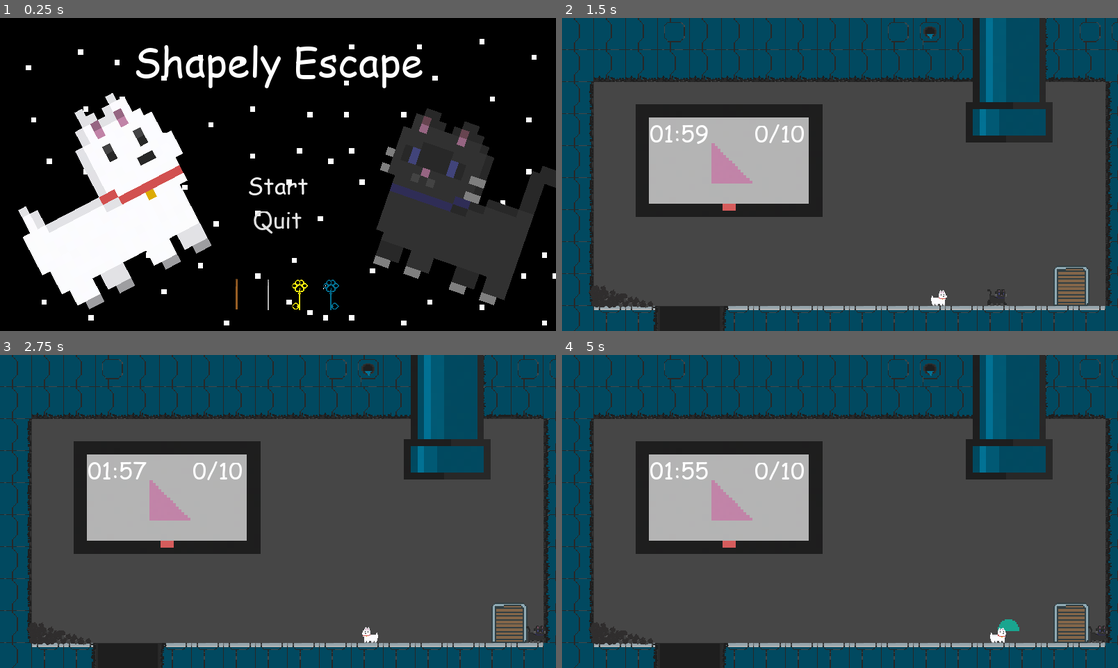
Above: before the commit, frames 1-4 (two rows, left to right).
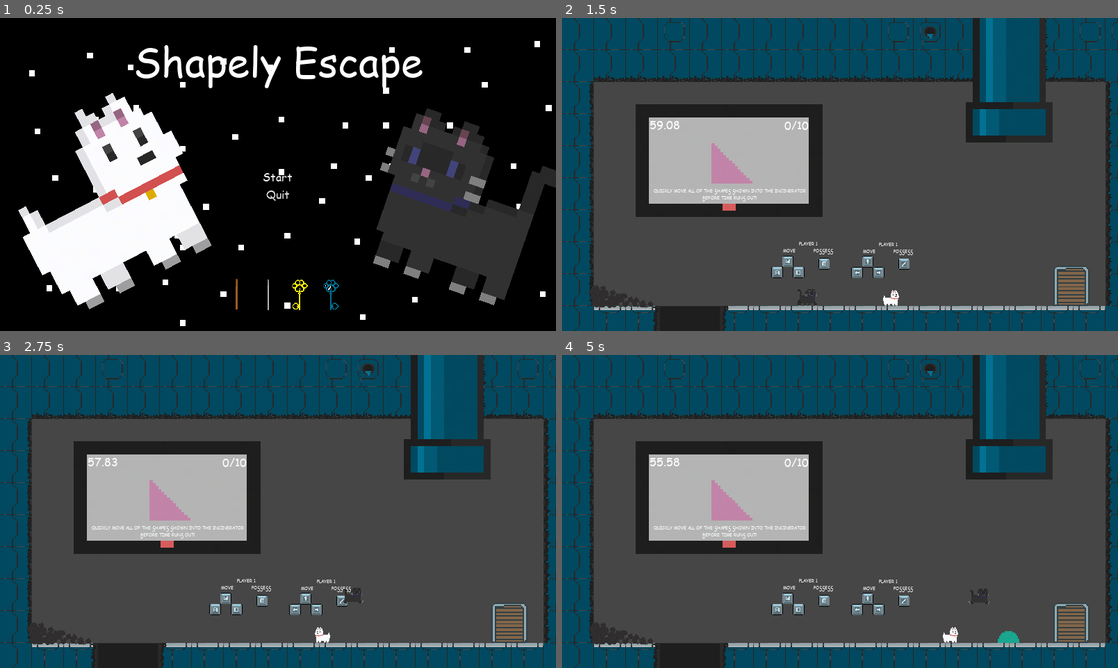
Above: after the commit, the same moments.

Repository: Astrol99/ShapelyEscape
Game: Godot game, scene res://MainMenu/MainMenu.tscn
Two runs of this game, one before a commit and one after it. Both use one fixed random seed, a clock stepped at 60 frames per second and the inputs below.
Inputs:
- Up to frame 1 (0.25 s): no input
- Up to frame 2 (1.5 s): click "Start" at 0.5 s; tap Enter at 1.25 s; hold D (move_right1) from 1.28 s (still down); tap E (cat_possess) at 1.35 s
- Up to frame 3 (2.75 s): keep holding D (move_right1); tap W (jump1) at 1.52, 2.27 s; tap Left (move_left2) at 2.1 s
- Up to frame 4 (5 s): release D (move_right1) at 2.78 s; hold A (move_left1) 2.78-3.53 s; hold Right (move_right2) 2.78-3.53 s; hold D (move_right1) from 3.53 s (still down); tap / (possess) at 3.6 s; tap W (jump1) at 3.77, 4.52 s; tap E (cat_possess) at 4.35 s

The runs differ from the first frame. In frame 1, 2.1% of the frame differs, in the area x 4-100%, y 6-99%; in frame 2, 1.7%; in frame 3, 1.6%; in frame 4, 1.9%.
Error before the commit: Invalid get index 'posessed' (on base: 'Area2D (Door.gd)'). (res://World_Objects/Entities/Cat_Goof/CatArea.gd:28)

Commit message:
Updated screen to have messages and control tutorial sprites on first level, moved all central game record logic to screen

Diff:
--- a/Level1/Level1.tscn
+++ b/Level1/Level1.tscn
@@ -9,7 +9,8 @@
 [ext_resource path="res://assets/God_Forsaken_TileSet/Background (1).png" type="Texture" id=7]
 [ext_resource path="res://World_Objects/Screen/Screen.tscn" type="PackedScene" id=8]
 [ext_resource path="res://World_Objects/SpawnPipe/SpawnPipe.tscn" type="PackedScene" id=9]
-[ext_resource path="res://Levels.gd" type="Script" id=10]
+[ext_resource path="res://assets/keybinds/keybindstsa.png" type="Texture" id=10]
+[ext_resource path="res://assets/COMIC.TTF" type="DynamicFontData" id=11]
 
 [sub_resource type="ConvexPolygonShape2D" id=1]
 points = PoolVector2Array( 0, 0, 736, 0, 736, 736, 0, 736 )
@@ -281,9 +282,10 @@
 } ]
 2/z_index = 0
 
+[sub_resource type="DynamicFont" id=24]
+font_data = ExtResource( 11 )
+
 [node name="Level1" type="Node2D"]
-script = ExtResource( 10 )
-time = 120.0
 
 [node name="Timer" type="Timer" parent="."]
 process_mode = 0
@@ -317,7 +319,6 @@
 
 [node name="Screen" parent="." instance=ExtResource( 8 )]
 position = Vector2( 577, 492 )
-level = NodePath("..")
 timer = NodePath("../Timer")
 
 [node name="Door" parent="." instance=ExtResource( 5 )]
@@ -332,14 +333,90 @@
 position = Vector2( 99, 703 )
 scale = Vector2( 0.25, 0.25 )
 
-[node name="Dog_Oof" parent="." instance=ExtResource( 2 )]
-position = Vector2( 1300, 950 )
+[node name="Player1Controls" type="Label" parent="."]
+margin_left = 718.0
+margin_top = 769.0
+margin_right = 982.0
+margin_bottom = 821.0
+custom_fonts/font = SubResource( 24 )
+text = "PLAYER 1
+MOVE             POSSESS"
+align = 1
+
+[node name="W" type="Sprite" parent="Player1Controls"]
+position = Vector2( 62, 71 )
+scale = Vector2( 0.1, 0.1 )
+texture = ExtResource( 10 )
+region_enabled = true
+region_rect = Rect2( 90, 72, 396, 396 )
+
+[node name="A" type="Sprite" parent="Player1Controls"]
+position = Vector2( 25, 109 )
+scale = Vector2( 0.1, 0.1 )
+texture = ExtResource( 10 )
+region_enabled = true
+region_rect = Rect2( 666, 72, 396, 396 )
+
+[node name="D" type="Sprite" parent="Player1Controls"]
+position = Vector2( 99, 109 )
+scale = Vector2( 0.1, 0.1 )
+texture = ExtResource( 10 )
+region_enabled = true
+region_rect = Rect2( 90, 648, 396, 396 )
+
+[node name="E" type="Sprite" parent="Player1Controls"]
+position = Vector2( 187, 79 )
+scale = Vector2( 0.1, 0.1 )
+texture = ExtResource( 10 )
+region_enabled = true
+region_rect = Rect2( 666, 648, 396, 396 )
+
+[node name="Player2Controls" type="Label" parent="."]
+margin_left = 994.0
+margin_top = 770.0
+margin_right = 1258.0
+margin_bottom = 822.0
+custom_fonts/font = SubResource( 24 )
+text = "PLAYER 1
+MOVE             POSSESS"
+align = 1
+
+[node name="UP" type="Sprite" parent="Player2Controls"]
+position = Vector2( 62, 71 )
+scale = Vector2( 0.1, 0.1 )
+texture = ExtResource( 10 )
+region_enabled = true
+region_rect = Rect2( 90, 1224, 396, 396 )
+
+[node name="LEFT" type="Sprite" parent="Player2Controls"]
+position = Vector2( 25, 109 )
+scale = Vector2( 0.1, 0.1 )
+texture = ExtResource( 10 )
+region_enabled = true
+region_rect = Rect2( 666, 1224, 396, 396 )
+
+[node name="RIGHT" type="Sprite" parent="Player2Controls"]
+position = Vector2( 99, 109 )
+scale = Vector2( 0.1, 0.1 )
+texture = ExtResource( 10 )
+region_enabled = true
+region_rect = Rect2( 90, 1800, 396, 396 )
+
+[node name="SLASH" type="Sprite" parent="Player2Controls"]
+position = Vector2( 187, 79 )
+scale = Vector2( 0.1, 0.1 )
+texture = ExtResource( 10 )
+region_enabled = true
+region_rect = Rect2( 1242, 648, 396, 396 )
+
+[node name="Cat_Goof" parent="." instance=ExtResource( 3 )]
+position = Vector2( 784, 951 )
 scale = Vector2( 0.2, 0.2 )
 collision_mask = 15
 
-[node name="Cat_Goof" parent="." instance=ExtResource( 3 )]
-position = Vector2( 1439, 945 )
+[node name="Dog_Oof" parent="." instance=ExtResource( 2 )]
+position = Vector2( 1135, 955 )
 scale = Vector2( 0.2, 0.2 )
 collision_mask = 15
 
-[connection signal="timeout" from="Timer" to="." method="_on_Timer_timeout"]
+[connection signal="timeout" from="Timer" to="Screen" method="_on_Timer_timeout"]
--- a/Levels.gd
+++ /dev/null
@@ -1,9 +0,0 @@
-extends Node2D
-
-export (int) var max_score = 10
-export (int) var score = 0
-export (float) var time = 60
-
-func _on_Timer_timeout():
-	if score < max_score:
-		print("GAME OVER")
--- a/MainMenu/MainMenu.tscn
+++ b/MainMenu/MainMenu.tscn
@@ -108,7 +108,7 @@
 volume_db = -20.0
 
 [node name="Space_Background" type="Sprite" parent="."]
-scale = Vector2( 1.8, 1.8 )
+scale = Vector2( 2.00488, 2.00488 )
 texture = ExtResource( 7 )
 centered = false
 
@@ -178,14 +178,14 @@
 
 [node name="Start" type="Button" parent="VBoxContainer"]
 margin_right = 1920.0
-margin_bottom = 113.0
+margin_bottom = 57.0
 focus_neighbour_top = NodePath("../Quit")
 text = "Start"
 
 [node name="Quit" type="Button" parent="VBoxContainer"]
-margin_top = 117.0
+margin_top = 61.0
 margin_right = 1920.0
-margin_bottom = 230.0
+margin_bottom = 118.0
 focus_neighbour_bottom = NodePath("../Start")
 text = "Quit"
 
--- a/World_Objects/Screen/Screen.gd
+++ b/World_Objects/Screen/Screen.gd
@@ -1,16 +1,39 @@
 extends Node2D
 
-export (NodePath) onready var level = get_node(level)
 export (NodePath) onready var timer = get_node(timer)
+
+export (int) var max_score = 10
+export (int) var score = 0
+export (float) var time = 60
+
 onready var time_label = $Time
 onready var score_label = $Score
+onready var msg_label = $Message
+onready var shape_sprite = $Shape
+onready var shapes = [
+	preload("res://assets/shapes/circle.png"),
+	preload("res://assets/shapes/oval.png"),
+	preload("res://assets/shapes/rectangle.png"),
+	preload("res://assets/shapes/righttriangle.png"),
+	preload("res://assets/shapes/semicircle.png")
+]
+
+func _on_Timer_timeout():
+	if score < max_score:
+		msg_label.set_text("GAME OVER")
+
+func _on_shape_incinerated(shape):
+	if (shape in shape_sprite.texture.resource_path):
+		score += 1
+		shape_sprite.texture = shapes[randi() % shapes.size()]
 
 func _ready():
-	timer.start(level.time)
+	timer.start(time)
 
 func _physics_process(_delta):
-	time_label.set_text(format_second(timer.get_time_left()))
-	score_label.set_text("%d/%d" % [level.score, level.max_score])
+	if score < max_score:
+		time_label.set_text(format_second(timer.get_time_left()))
+		score_label.set_text("%d/%d" % [score, max_score])
 
 func format_second(total_seconds: float) -> String:
 	var seconds:float = fmod(total_seconds , 60.0)
--- a/World_Objects/Screen/Screen.tscn
+++ b/World_Objects/Screen/Screen.tscn
@@ -1,9 +1,13 @@
-[gd_scene load_steps=5 format=2]
+[gd_scene load_steps=7 format=2]
 
 [ext_resource path="res://assets/God_Forsaken_TileSet/THE televisions.png" type="Texture" id=1]
 [ext_resource path="res://World_Objects/Screen/Screen.gd" type="Script" id=2]
 [ext_resource path="res://assets/shapes/righttriangle.png" type="Texture" id=3]
 [ext_resource path="res://assets/goofy.tres" type="Theme" id=4]
+[ext_resource path="res://assets/COMIC.TTF" type="DynamicFontData" id=5]
+
+[sub_resource type="DynamicFont" id=1]
+font_data = ExtResource( 5 )
 
 [node name="Screen" type="Node2D"]
 script = ExtResource( 2 )
@@ -32,3 +36,14 @@
 margin_bottom = -37.0
 theme = ExtResource( 4 )
 text = "0/39"
+align = 2
+
+[node name="Message" type="Label" parent="."]
+margin_left = -266.0
+margin_top = 93.0
+margin_right = 266.0
+margin_bottom = 142.0
+custom_fonts/font = SubResource( 1 )
+text = "QUICKLY MOVE ALL OF 	THE SHAPES SHOWN INTO THE INCINERATOR BEFORE TIME RUNS OUT!"
+align = 1
+autowrap = true
--- a/assets/goofy.tres
+++ b/assets/goofy.tres
@@ -18,7 +18,7 @@
 bg_color = Color( 0.6, 0.6, 0.6, 0 )
 
 [sub_resource type="DynamicFont" id=1]
-size = 80
+size = 40
 font_data = ExtResource( 1 )
 
 [resource]
Not shown: 1 places in Level1/Level1.tscn that only renumber resources
